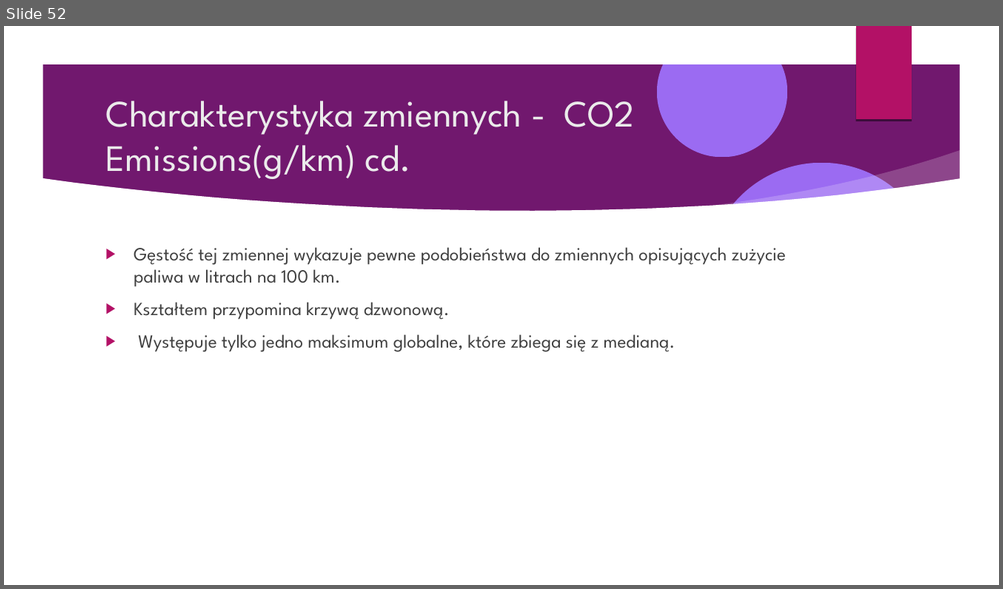
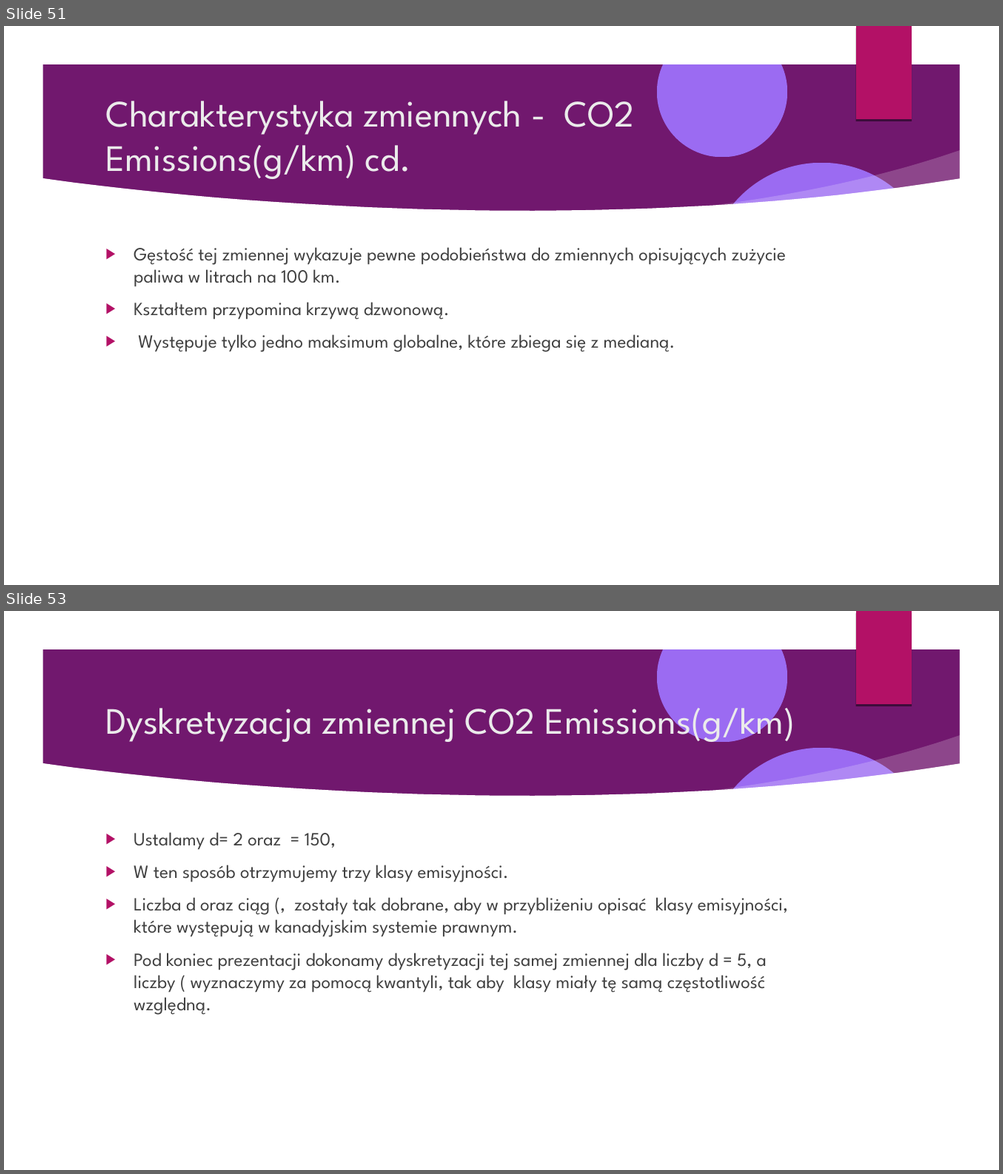
Before and after one commit to Pawel-Tomasz-Nowak/Scientific-collaboration, a slide deck: EmissionAnalysis/Prezentacja projektu.odp. Shown one above the other, each under a label of ours: slide 52 before the commit, slides 51 and 53 after it; the slides between them are not shown. The pictures are 1003x589 and 1003x1174 pixels, drawn with LibreOffice and Linux fonts; fonts in the diff are those of the drawing; background and template pictures are left out. Boxes give left, top, right and bottom in pixels: in the first picture for what was removed or moved away, otherwise in the second. Text is boxed around its words. In the diff, an @@ line names an element or a change of style, - is before the commit and + after.

```diff
--- a/EmissionAnalysis/Prezentacja projektu.odp
+++ b/EmissionAnalysis/Prezentacja projektu.odp
@@ slide 53 added at [4, 611, 999, 1170], background picture (left out); not listed: 9 template elements that a slide beside it also shows @@
@@ title added at [105, 696, 795, 742], 36 pt, text #EBEBEB @@
+Dyskretyzacja zmiennej CO2 Emissions(g/km)
@@ text added at [134, 832, 788, 1015], 18 pt, text #404040 @@
+▶ Ustalamy d= 2 oraz = 150,
+▶ W ten sposób otrzymujemy trzy klasy emisyjności.
+▶ Liczba d oraz ciąg (, zostały tak dobrane, aby w przybliżeniu opisać klasy emisyjności, które występują w kanadyjskim systemie prawnym.
+▶ Pod koniec prezentacji dokonamy dyskretyzacji tej samej zmiennej dla liczby d = 5, a liczby ( wyznaczymy za pomocą kwantyli, tak aby klasy miały tę samą częstotliwość względną.
@@ what was slide 52 is now slide 51 @@
```
Also in this commit, not shown: 2 slides changed, 18 other slides added, 4 slides removed, 3 other files.
